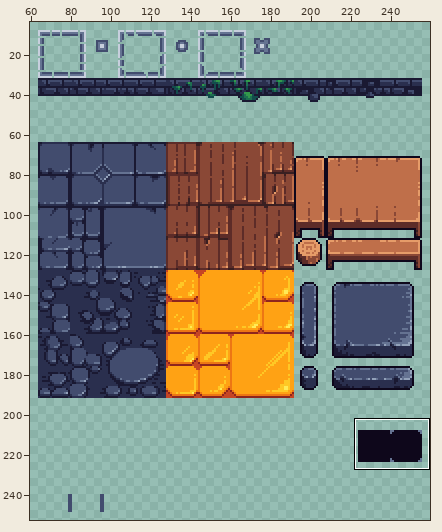
A pixel-art file gets an edit: core/assets/ase/biome_0b.ase. Above, an overview of the earlier version with the close-up marked.
Close-up. The starting point:
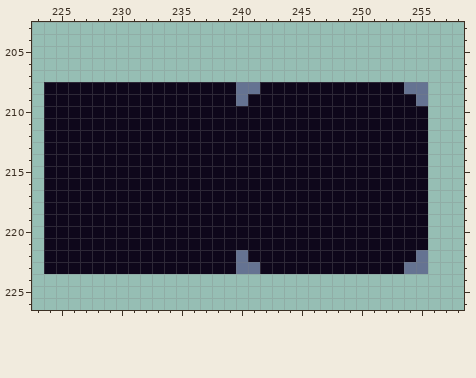
320x256 pixels, 1 frame. Shown: x 223..258, y 203..226. The wide view leaves out empty margins.
Once edited:
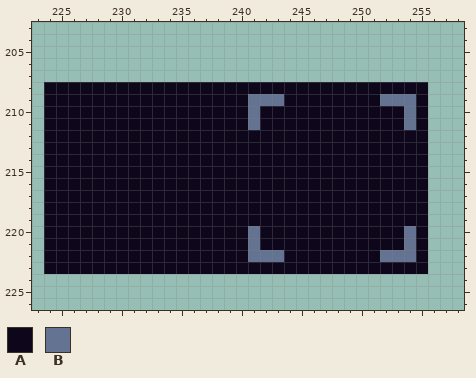
Palette (. is transparent): A #0e071b  B #657392
Changes in this commit:
--- layer "tiles (new)"
@@ x 238..257 @@
 207 ....................
-208 AABBAAAAAAAAAAAABB..
-209 AABAAAAAAAAAAAAAAB..
-210 AAAAAAAAAAAAAAAAAA..
-211 AAAAAAAAAAAAAAAAAA..
+208 AAAAAAAAAAAAAAAAAA..
+209 AAABBBAAAAAAAABBBA..
+210 AAABAAAAAAAAAAAABA..
+211 AAABAAAAAAAAAAAABA..
 212 AAAAAAAAAAAAAAAAAA..
@@ x 238..257 @@
 219 AAAAAAAAAAAAAAAAAA..
-220 AAAAAAAAAAAAAAAAAA..
-221 AAAAAAAAAAAAAAAAAA..
-222 AABAAAAAAAAAAAAAAB..
-223 AABBAAAAAAAAAAAABB..
+220 AAABAAAAAAAAAAAABA..
+221 AAABAAAAAAAAAAAABA..
+222 AAABBBAAAAAAAABBBA..
+223 AAAAAAAAAAAAAAAAAA..
 224 ....................
